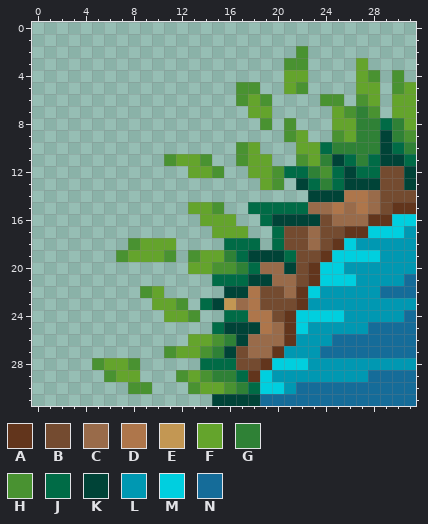
Pixel-art sprite -- site/walker/img/water/waterCornerL.png. Above, as it was before the edit.
The file is 32x32 pixels.
Palette (. is transparent): A #62351c  B #744b30  C #996b4a  D #ae764b  E #c39753  F #64a42c  G #2f8136  H #499231  J #006b46  K #004337  L #0098b2  M #00cfdf  N #156c99
Pixels before, first column x 5:
 2 .................H.........
 3 ................HH....F....
 4 ................FF....FH.H.
 5 ............HH..FH....FF.HF
 6 ............HFH....HH.HF.FF
 7 .............FF.....FHGH.FF
 8 ..............H.H...FFGGJGF
 9 ................HF..HFGGKGH
10 ............HF...FFJGGGGKJG
11 ......HFFH..HFF..HFGKJGJKKJ
12 ........FFH..FFHJJGHJKJJBBK
13 ..............FH.KJGJKKKBBK
14 ..................KKKDDCBBB
15 ........FFH..JJJJJCCDCDCBAA
16 .........FFF..JKKKKBCCCAAMM
17 ..........FFF..JBBCBBAAMMML
18 ...HFFF....JJJ.JBBCBAMLLLLL
19 ..HFFFH.HFFGJKKKJBBAMMMMLLL
20 ........FFHHGJCCKBAMMLLLLLL
21 ..........JJJKKCCBAMMMLLLLN
22 ....HF.....KKDBBCAMLLLLLNNN
23 .....FFH.JKECDBBBALLLLLLLLL
24 ......FFH..JJDDBAMMMMLLLLLN
25 ..........JKKKDCAMLLLLLNNNN
26 ........FFHGKCCCALLLNNNNNNN
27 ......HFFHGKBCCALLLNNNNNNNN
28 HFFH.....JJJBBAMMMLLLLLLLLL
29 .HFF...HFHGGJAMLLLLLLLLNNNN
30 ...HH...HFFHGJMMLNNNNNNNNNN
31 ..........KKKKNNNNNNNNNNNNN
Once edited:
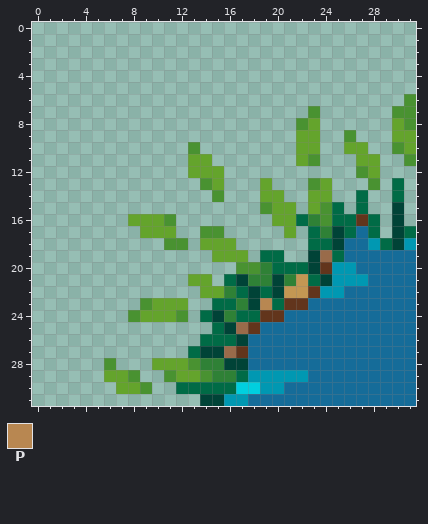
Colours new in this view: P #b88751
Difference:
Changed rows in their new state; - is an unchanged pixel.
first column x 5:
 2 -----------------.---------
 3 ----------------..----.----
 4 ----------------..----..-.-
 5 ------------..--..----..-..
 6 ------------...----..-..-.H
 7 -------------..---H-....-HH
 8 --------------.-.HF-.....FH
 9 ----------------.-F-.H...FF
10 --------H---..-----..FF..HF
11 ------..-F--...--FH...FF..H
12 ----------F--.........HF...
13 ---------HF----.-.HF...H.J.
14 ----------H---FF--FF..J..J.
15 --------...--.HFF.FHJ.J..K.
16 ---FFFH--...--.FFJGHJJAJ.K.
17 ----FFF--HH..--.F.JGKJNJ.KJ
18 ---...HH-FFF..-...JJKNN-JK-
19 --.....-..-FF.JJ..KCJNNNNNN
20 --------....HHGJJJKAL-NNNNN
21 --------FF.-KGGKGEJKLL-NNN-
22 ----..---FFGJKJKEEA--NNN---
23 ----H--F-.JJGKPJA-NNNNNNNNN
24 ---HFF-H.JKG-JAANNNNNNNNNN-
25 ------------CANNNNNNNNN----
26 --------.JJJ-NNNNNNN-------
27 ------..JKKCANNNNNN--------
28 .H..-FFFHGGKKNNNNNNNNNNNNNN
29 -F-H--HF-----LL---NNNNN----
30 --FF---JJJJJMMLLN----------
31 ---------K-LLN-------------
Where, in picture pixels (left, top, right, bottom), the same in both pictures:
changed: (92, 46, 416, 406)
